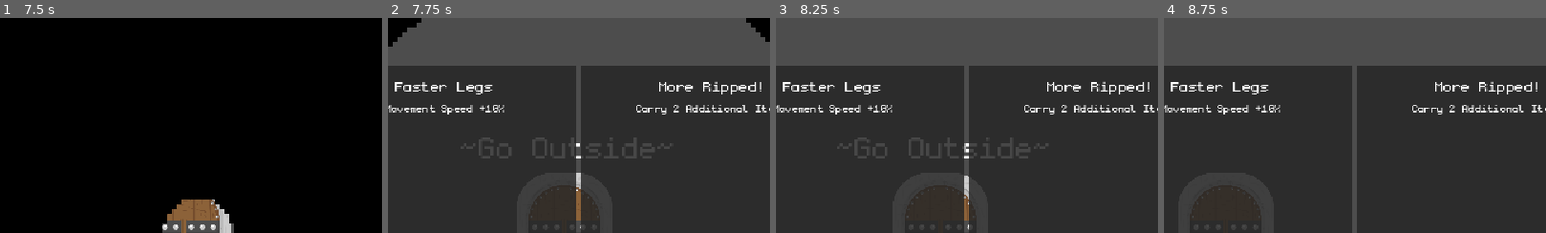
Above: before the commit, frames 1-4 (left to right).
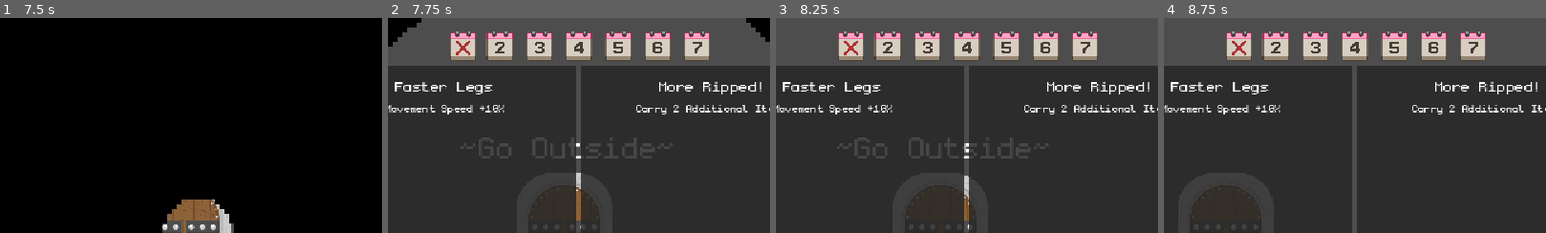
Above: after the commit, the same moments.

Repository: Juniper19/beaver-game
Game: Godot game, scene res://menu/main_menu.tscn
The game is run twice, just before and just after one commit, with the same random seed, the same clock (stepped at 60 frames per second) and the same inputs. The engine's default icon, where the game draws it, is replaced by a stand-in: a white triangle on a blue panel in a dark square.
Inputs:
- Up to frame 1 (7.5 s): click "Start Game" at 0.5 s; tap Enter (ui_accept) at 1.25, 1.52, 2.27, 3.77, 4.52, 5.27, 6.77 s; hold D (move_right) 1.28-2.03 s; hold Q (drop_item) 1.28-2.03 s; hold Down (cycle_down) 2.03-2.78 s; tap E (interact) at 2.1, 6.6 s; hold D (move_right) 2.78-3.53 s; hold Z (plant_seed) 2.78-3.53 s; hold Up (cycle_up) 3.53-4.28 s; tap Q (drop_item) at 3.6 s; hold E (interact) 4.28-5.03 s; hold A (move_left) 4.28-5.78 s; tap Z (plant_seed) at 5.1 s; hold Down (cycle_down) 5.78-6.53 s; hold Q (drop_item) 5.78-6.53 s; hold D (move_right) 6.53-7.28 s; hold Up (cycle_up) from 7.28 s (still down); hold Z (plant_seed) from 7.28 s (still down)
- Up to frame 2 (7.75 s): keep holding Up (cycle_up); keep holding Z (plant_seed); tap Enter (ui_accept) at 7.52 s
- Up to frame 3 (8.25 s): release Up (cycle_up) at 8.03 s; release Z (plant_seed) at 8.03 s; hold D (move_right) from 8.03 s (still down); tap Q (drop_item) at 8.1 s
- Up to frame 4 (8.75 s): keep holding D (move_right); tap Enter (ui_accept) at 8.27 s
The pictures show only the part of the screen within x 25-75%, y 0-50%; the shares and areas given below are measured in that part.

Frame 1 is identical in both runs. In frame 2, 5.8% of the frame differs, in the area x 16-85%, y 6-20%; in frame 3, 5.8%; in frame 4, 5.8%.

Commit message:
donezo bunzo

Diff:
--- a/calendar_drawer.gd
+++ b/calendar_drawer.gd
@@ -1,7 +1,7 @@
 extends Control
 
 @export var calendar_spritesheet: Texture2D
-@export var top_left: Vector2 = Vector2(24, 40)
+@export var top_left: Vector2 = Vector2(24, 10)
 @export var spacing: float = 8.0
 
 var tile_w: float
@@ -35,20 +35,26 @@
 func _day_in_block(day: int) -> int:
 	return ((day - 1) % 7) + 1
 
+
 func _draw() -> void:
 	var stats = _get_stats()
 	if not stats:
 		return
 
+	var control_w = size.x
+	var calendar_w = (tile_w * 7.0) + (spacing * 6.0)
+	var top_left_x = (control_w - calendar_w) * 0.5
+	var top_left_y = top_left.y
+
 	var today = max(stats.day_number, 1)
 	var block_start = _season_block_start(today)
-	var season_row = _season_index_for_day(today)  # 0 = Spring, 1 = Summer, etc.
+	var season_row = _season_index_for_day(today)
 
 	for i in range(7):
 		var day_abs = block_start + i
-		var day_index = _day_in_block(day_abs) - 1   # 0-6
+		var day_index = _day_in_block(day_abs) - 1  # 0..6
 
-		# Past OR today, use X tile
+		# Past OR today, X tile
 		var is_past_or_today = day_abs <= today
 		var tile_index = 7 if is_past_or_today else day_index
 
@@ -58,8 +64,8 @@
 		)
 
 		var dst_pos = Vector2(
-			top_left.x + i * (tile_w + spacing),
-			top_left.y
+			top_left_x + i * (tile_w + spacing),
+			top_left_y
 		)
 
 		draw_texture_rect_region(
--- a/calendar_ui.tscn
+++ b/calendar_ui.tscn
@@ -1,26 +1,22 @@
-[gd_scene load_steps=4 format=3 uid="uid://didpb8qch5gt4"]
+[gd_scene load_steps=3 format=3 uid="uid://didpb8qch5gt4"]
 
-[ext_resource type="Script" uid="uid://dv21o65j2fnvt" path="res://calendar_ui.gd" id="1_2i05o"]
 [ext_resource type="Script" uid="uid://254v535jk1yl" path="res://calendar_drawer.gd" id="2_ql7md"]
 [ext_resource type="Texture2D" uid="uid://y6b3rj14lomi" path="res://art_assets/calendar/calendar_dates.png" id="3_ql7md"]
 
-[node name="CalendarUI" type="Control"]
-layout_mode = 3
-anchors_preset = 15
-anchor_right = 1.0
-anchor_bottom = 1.0
-grow_horizontal = 2
-grow_vertical = 2
-script = ExtResource("1_2i05o")
+[node name="CalendarUI" type="CanvasLayer"]
 
 [node name="NinePatchRect" type="NinePatchRect" parent="."]
-layout_mode = 0
 offset_right = 40.0
 offset_bottom = 40.0
 
 [node name="CalendarDrawer" type="Control" parent="."]
-anchors_preset = 0
-offset_right = 40.0
+layout_mode = 3
+anchors_preset = 5
+anchor_left = 0.5
+anchor_right = 0.5
+offset_left = -20.0
+offset_right = 20.0
 offset_bottom = 40.0
+grow_horizontal = 2
 script = ExtResource("2_ql7md")
 calendar_spritesheet = ExtResource("3_ql7md")
